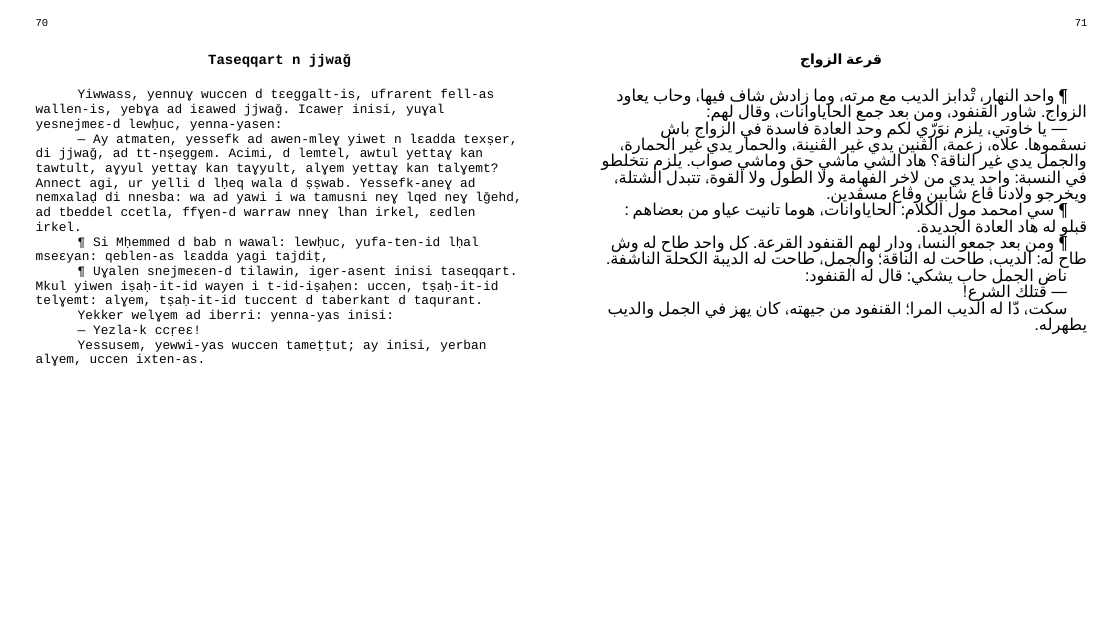
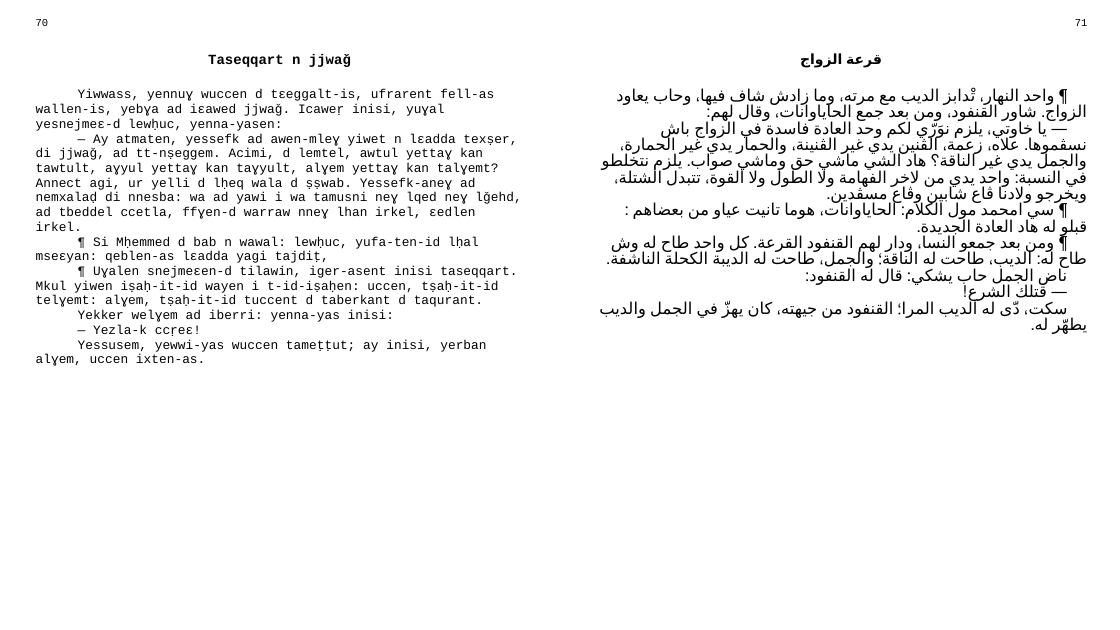
Before and after one commit to sferhah/tamacahut_n_wuccen, a slide deck: slide 32 of Uccen.ConsoleApp/Resources/pptx/uccen.arq.pptx. Drawn at 1120x630 pixels with LibreOffice and Linux fonts; fonts in the diff are those of the drawing. Boxes give left, top, right and bottom in pixels: in the first picture for what was removed or moved away, otherwise in the second. Text is boxed around its words. In the diff, an @@ line names an element or a change of style, - is before the commit and + after.

```diff
--- a/Uccen.ConsoleApp/Resources/pptx/uccen.arq.pptx
+++ b/Uccen.ConsoleApp/Resources/pptx/uccen.arq.pptx
@@ table at box(27, 13, 1096, 607) @@
-row 3, column 3: ¶ واحد النهار، تْدابز الديب مع مرته، وما زادش شاف فيها، وحاب يعاود الزواج. شاور القنفود، ومن بعد جمع الحاياوانات، وقال لهم: / — يا خاوتي، يلزم نوَرّي لكم وحد العادة فاسدة في الزواج باش نسڨموها. علاه، زعمة، الڨنين يدي غير الڨنينة، والحمار يدي غير الحمارة، والجمل يدي غير الناقة؟ هاد الشي ماشي حق وماشي صواب. يلزم نتخلطو في النسبة: واحد يدي من لاخر الفهامة ولا الطول ولا القوة، تتبدل الشتلة، ويخرجو ولادنا ڨاع شابين وڨاع مسڨدين. / ¶ سي امحمد مول الكلام: الحاياوانات، هوما تانيت عياو من بعضاهم : قبلو له هاد العادة الجديدة. / ¶ ومن بعد جمعو النسا، ودار لهم القنفود القرعة. كل واحد طاح له وش طاح له: الديب، طاحت له الناقة؛ والجمل، طاحت له الديبة الكحلة الناشفة. / ناض الجمل حاب يشكي: قال له القنفود: / — قتلك الشرع! / سكت، دّا له الديب المرا؛ القنفود من جيهته، كان يهز في الجمل والديب يطهرله.
+row 3, column 3: ¶ واحد النهار، تْدابز الديب مع مرته، وما زادش شاف فيها، وحاب يعاود الزواج. شاور القنفود، ومن بعد جمع الحاياوانات، وقال لهم: / — يا خاوتي، يلزم نوَرّي لكم وحد العادة فاسدة في الزواج باش نسڨموها. علاه، زعمة، الڨنين يدي غير الڨنينة، والحمار يدي غير الحمارة، والجمل يدي غير الناقة؟ هاد الشي ماشي حق وماشي صواب. يلزم نتخلطو في النسبة: واحد يدي من لاخر الفهامة ولا الطول ولا القوة، تتبدل الشتلة، ويخرجو ولادنا ڨاع شابين وڨاع مسڨدين. / ¶ سي امحمد مول الكلام: الحاياوانات، هوما تانيت عياو من بعضاهم : قبلو له هاد العادة الجديدة. / ¶ ومن بعد جمعو النسا، ودار لهم القنفود القرعة. كل واحد طاح له وش طاح له: الديب، طاحت له الناقة؛ والجمل، طاحت له الديبة الكحلة الناشفة. / ناض الجمل حاب يشكي: قال له القنفود: / — قتلك الشرع! / سكت، دّى له الديب المرا؛ القنفود من جيهته، كان يهزّ في الجمل والديب يطهّر له.
```
Also in this commit, not shown: 11 other slides changed, 3 other files.
